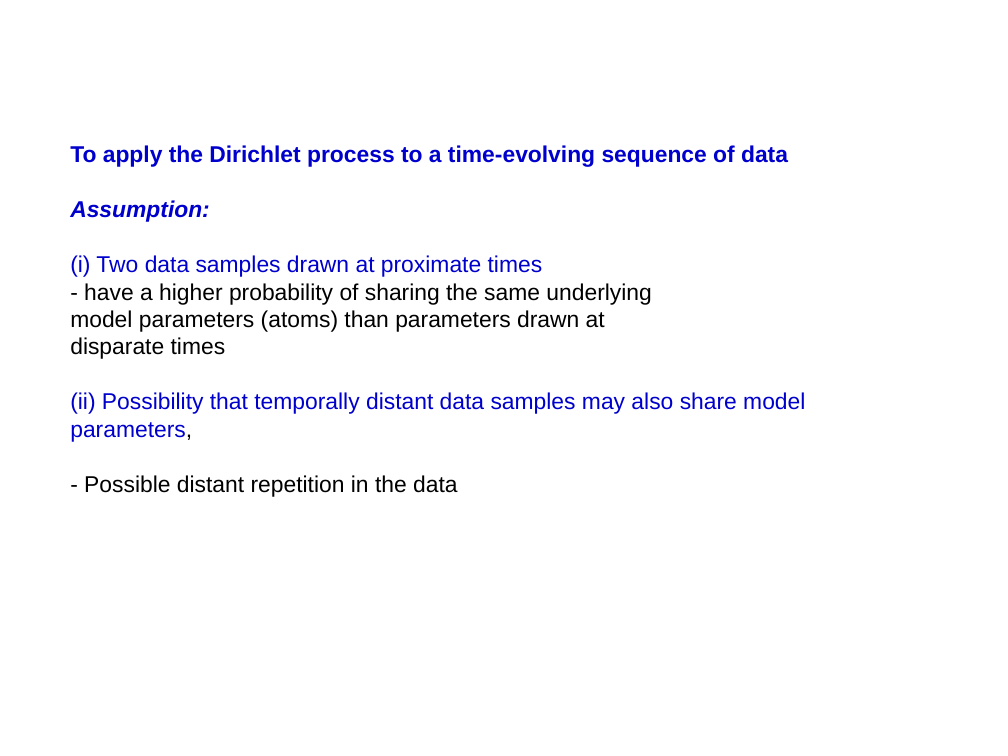
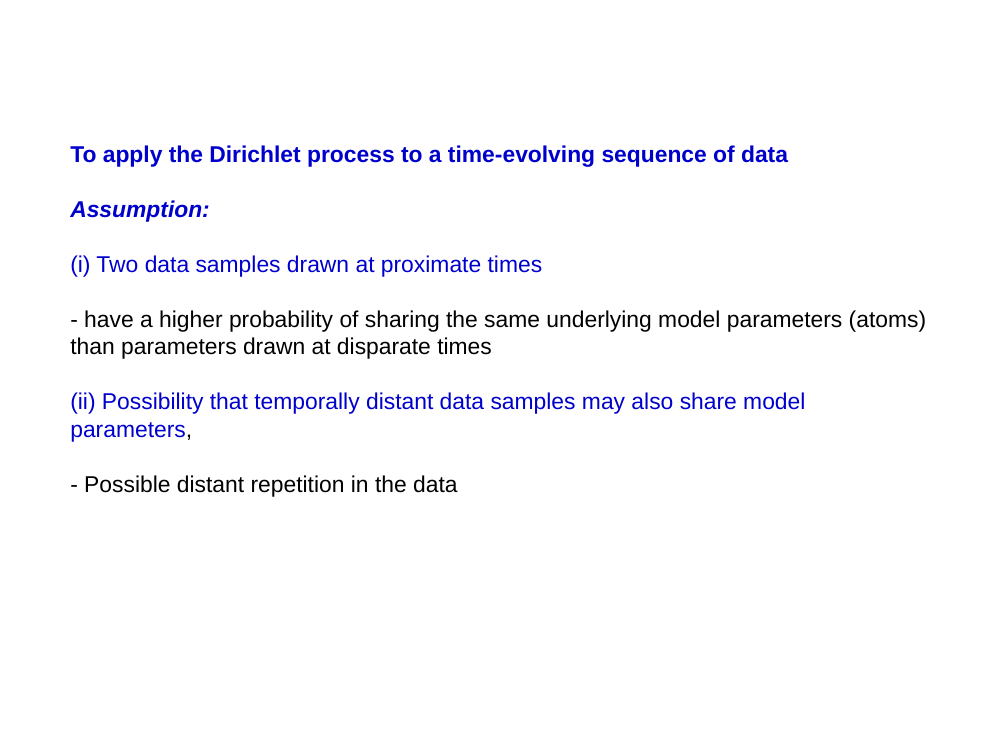
Before and after one commit to afcarl/Dirichlet_Processes, a slide deck: slide 28 of version_2.odp (slide 27 before the commit). Drawn at 1008x756 pixels with LibreOffice and Linux fonts; fonts in the diff are those of the drawing. Boxes give left, top, right and bottom in pixels: in the first picture for what was removed or moved away, otherwise in the second. Text is boxed around its words. In the diff, an @@ line names an element or a change of style, - is before the commit and + after.

```diff
--- a/version_2.odp
+++ b/version_2.odp
@@ text at box(70, 310, 926, 359): text changed @@
-- have a higher probability of sharing the same underlying
-model parameters (atoms) than parameters drawn at
-disparate times
+- have a higher probability of sharing the same underlying model parameters (atoms) than parameters drawn at disparate times
```
Also in this commit, not shown: 14 other slides changed, 1 slide added.
